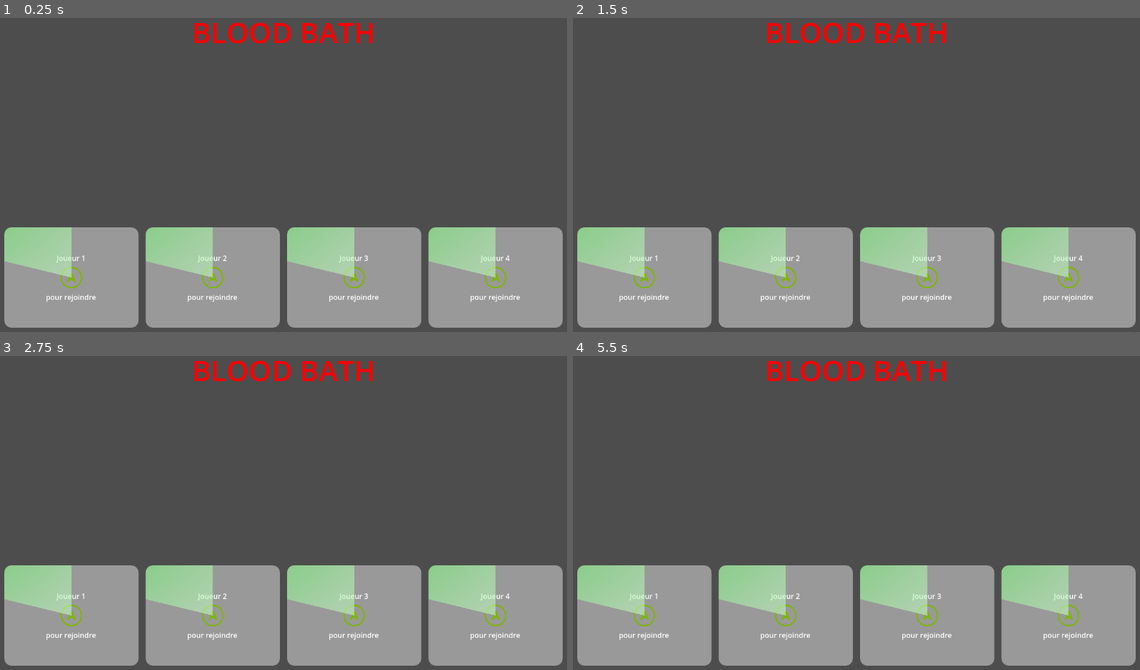
Above: before the commit, frames 1-4 (two rows, left to right).
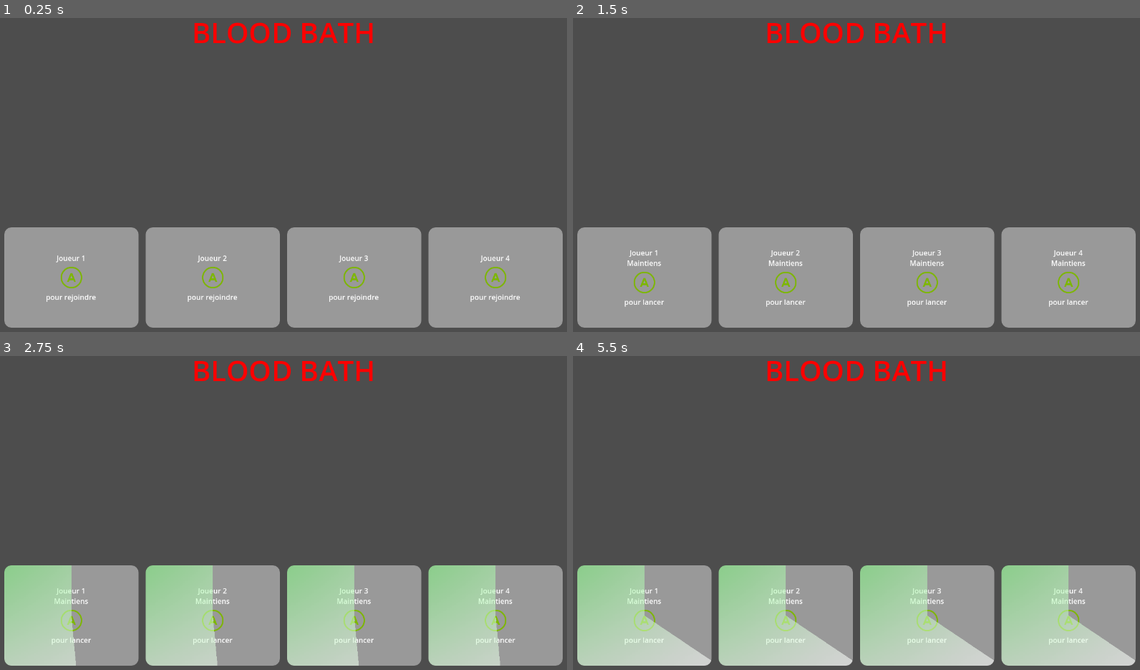
Above: after the commit, the same moments.

Repository: Gr0minet/ggj2025
Game: Godot game, scene res://menu/menu.tscn
Two runs of this game, one before a commit and one after it. Both use one fixed random seed, a clock stepped at 60 frames per second and the inputs below. This scene is started directly instead of the project's main scene.
Inputs:
- Up to frame 1 (0.25 s): no input
- Up to frame 2 (1.5 s): tap Enter at 0.5 s; hold J (join_game) 0.53-1.28 s; tap G (jump) at 0.77 s; tap Z at 0.8, 1.35 s; tap Space at 1.25 s; hold A from 1.28 s (still down)
- Up to frame 3 (2.75 s): tap G (jump) at 1.52 s; tap J (join_game) at 1.55 s; tap Enter at 2 s; release A at 2.03 s; hold J (join_game) from 2.03 s (still down); tap Z at 2.3 s
- Up to frame 4 (5.5 s): release J (join_game) at 2.78 s; tap Z at 2.85, 3.8, 5.3 s; tap G (jump) at 3.02, 3.77, 4.52 s; tap J (join_game) at 3.05, 4.55 s; tap Space at 3.5, 5 s; hold A from 3.53 s (still down); tap 1 at 3.6 s; tap Enter at 4.25 s; tap 2 at 4.35 s; tap 3 at 5.1 s

The runs differ from the first frame. In frame 1, 6.3% of the frame differs, in the area x 0-88%, y 66-83%; in frame 2, 7.5%; in frame 3, 10%; in frame 4, 14%, in the area x 0-100%, y 73-99%.

Commit message:
Sync wip menu
Signed-off-by: m09 <142691+m09@users.noreply.github.com>

Diff:
--- a/godot/menu/player_join.gd
+++ b/godot/menu/player_join.gd
@@ -3,6 +3,11 @@
 
 @export var player_id: int
 @onready var rich_text_label = $VBoxContainer/RichTextLabel
+@onready var progress_bar = $TextureProgressBar
+
+var player_joined: bool
+var join_touch_pressed = false
+const JOIN_DELAY = 1.5
 
 func _ready() -> void:
 	player_reset()
@@ -12,6 +17,8 @@
 	rich_text_label.text = "[center]Joueur " + str(player_id + 1) + "
 [img]res://assets/xbox_button_color_a_outline.png[/img]
 pour rejoindre[/center]"
+	player_joined = false
+	progress_bar.value = 0.0
 
 
 func player_join(join_player_id: int) -> void:
@@ -20,13 +27,19 @@
 Maintiens
 [img]res://assets/xbox_button_color_a_outline.png[/img]
 pour lancer[/center]"
+	player_joined = true
+
+
+func _process(delta: float) -> void:
+	if join_touch_pressed:
+		progress_bar.set_value_no_signal(progress_bar.value + delta / JOIN_DELAY * 100)
 
 
 func _unhandled_input(event: InputEvent) -> void:
-	if event is InputEventKey:
-		if event.pressed and event.keycode == KEY_A:
+	if event.is_action_pressed("join_game") and event.device == 0:
+		if not player_joined:
 			player_join(self.player_id)
-		if event.pressed and event.keycode == KEY_Z:
-			player_reset()
-	if event.is_action_pressed("join_game"):
-		player_join(self.player_id)
+		else:
+			join_touch_pressed = true
+	if event.is_action_released("join_game"):
+		join_touch_pressed = false
--- a/godot/menu/player_join.tscn
+++ b/godot/menu/player_join.tscn
@@ -44,6 +44,7 @@
 
 [node name="TextureProgressBar" type="TextureProgressBar" parent="."]
 layout_mode = 2
+step = 0.0
 value = 20.0
 fill_mode = 5
 nine_patch_stretch = true
